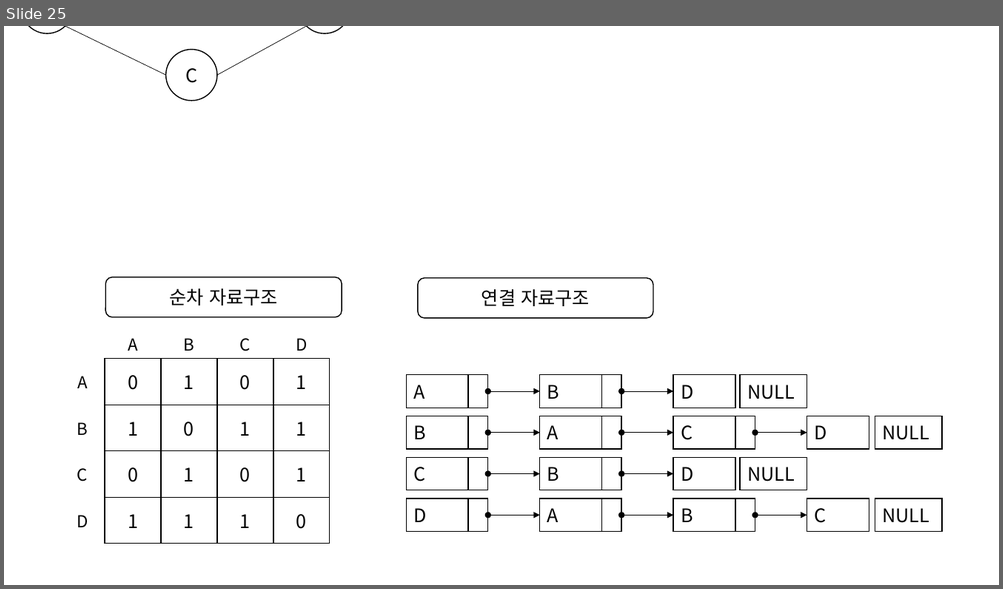
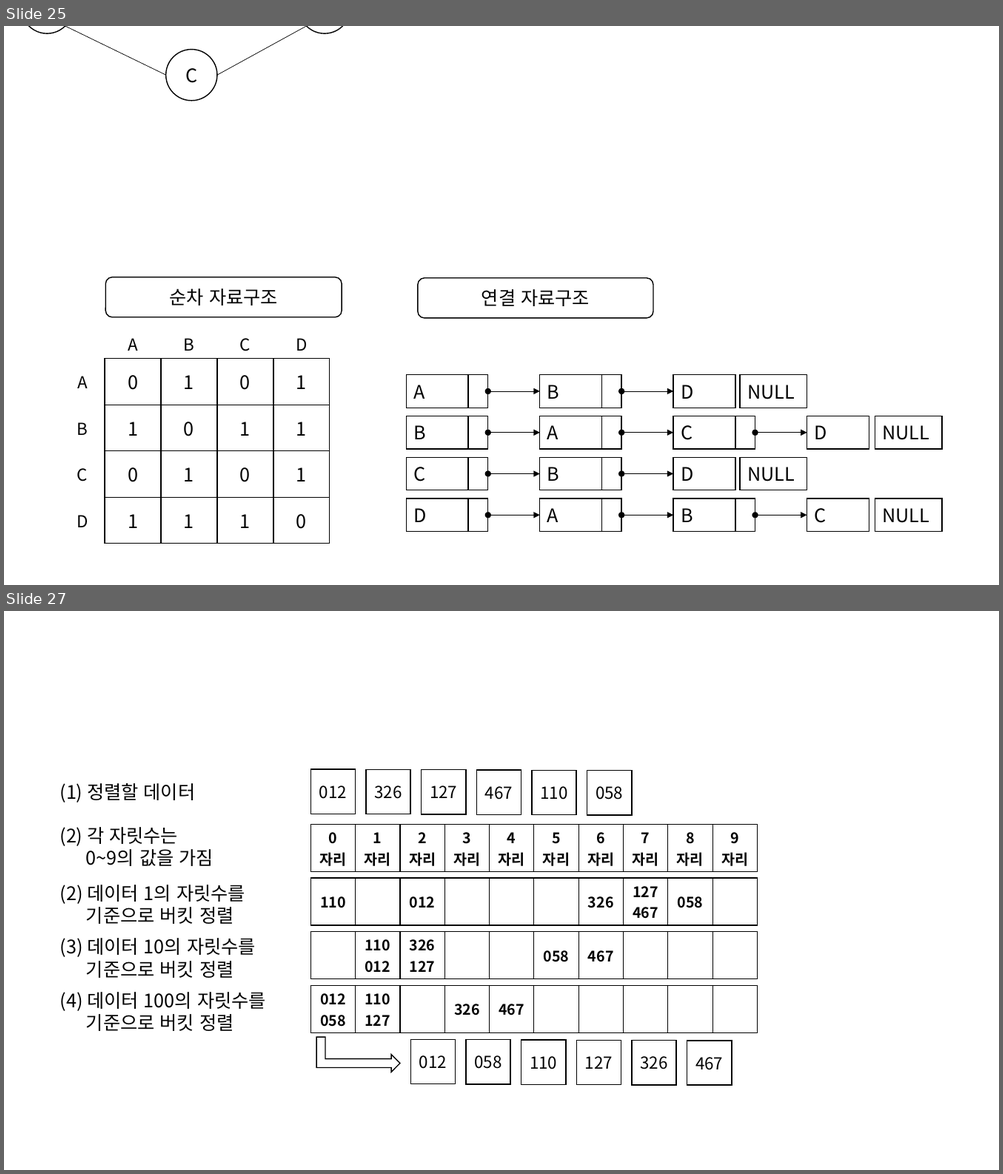
Before and after one commit to jjeong723/Study_note, a slide deck: 1st_study.pptx. Shown one above the other, each under a label of ours: slide 25 before the commit, slides 25 and 27 after it; the slides between them are not shown. The pictures are 1003x589 and 1003x1174 pixels, drawn with LibreOffice and Linux fonts; fonts in the diff are those of the drawing. Boxes give left, top, right and bottom in pixels: in the first picture for what was removed or moved away, otherwise in the second. Text is boxed around its words. In the diff, an @@ line names an element or a change of style, - is before the commit and + after.

```diff
--- a/1st_study.pptx
+++ b/1st_study.pptx
@@ slide 27 added at (4,611,999,1170), background #FFFFFF @@
@@ text added at (60,783,196,803), 18 pt, text #000000 @@
+(1) 정렬할 데이터
@@ rectangle added at (310,769,356,814), fill #FFFFFF, outline #000000 1 pt, 16 pt, text #000000 @@
+012
@@ rectangle added at (366,770,410,815), fill #FFFFFF, outline #000000 1 pt, 16 pt, text #000000 @@
+326
@@ rectangle added at (421,770,466,815), fill #FFFFFF, outline #000000 1 pt, 16 pt, text #000000 @@
+127
@@ rectangle added at (476,770,521,815), fill #FFFFFF, outline #000000 1 pt, 16 pt, text #000000 @@
+467
@@ rectangle added at (532,771,576,815), fill #FFFFFF, outline #000000 1 pt, 16 pt, text #000000 @@
+110
@@ rectangle added at (586,771,632,815), fill #FFFFFF, outline #000000 1 pt, 16 pt, text #000000 @@
+058
@@ text added at (60,827,213,866), 18 pt, text #000000 @@
+(2) 각 자릿수는
+0~9의 값을 가짐
@@ table added at (310,824,758,869), 1 rows, 10 columns @@
+0 자리 | 1 자리 | 2 자리 | 3 자리 | 4 자리 | 5 자리 | 6 자리 | 7 자리 | 8 자리 | 9 자리
@@ text added at (60,885,245,924), 18 pt, text #000000 @@
+(2) 데이터 1의 자릿수를
+기준으로 버킷 정렬
@@ table added at (310,878,758,923), 1 rows, 10 columns @@
+110 |  | 012 |  |  |  | 326 | 127 / 467 | 058 | 
@@ text added at (60,938,256,978), 18 pt, text #000000 @@
+(3) 데이터 10의 자릿수를
+기준으로 버킷 정렬
@@ table added at (310,932,758,1030), 1 rows, 10 columns @@
+ | 110 / 012 | 326 / 127 |  |  | 058 | 467 |  |  | 
@@ table added at (310,985,758,1031), 1 rows, 10 columns @@
+012 / 058 | 110 / 127 |  | 326 | 467 |  |  |  |  | 
@@ text added at (60,992,266,1031), 18 pt, text #000000 @@
+(4) 데이터 100의 자릿수를
+기준으로 버킷 정렬
@@ bent up arrow added at (316,1037,400,1073), fill #FFFFFF, outline #000000 1 pt @@
@@ rectangle added at (410,1040,455,1085), fill #FFFFFF, outline #000000 1 pt, 16 pt, text #000000 @@
+012
@@ rectangle added at (466,1040,511,1085), fill #FFFFFF, outline #000000 1 pt, 16 pt, text #000000 @@
+058
@@ rectangle added at (521,1040,566,1085), fill #FFFFFF, outline #000000 1 pt, 16 pt, text #000000 @@
+110
@@ rectangle added at (576,1041,621,1085), fill #FFFFFF, outline #000000 1 pt, 16 pt, text #000000 @@
+127
@@ rectangle added at (632,1041,676,1085), fill #FFFFFF, outline #000000 1 pt, 16 pt, text #000000 @@
+326
@@ rectangle added at (687,1041,731,1085), fill #FFFFFF, outline #000000 1 pt, 16 pt, text #000000 @@
+467
```
Also in this commit, not shown: 1 other slide added, 3 other files.
